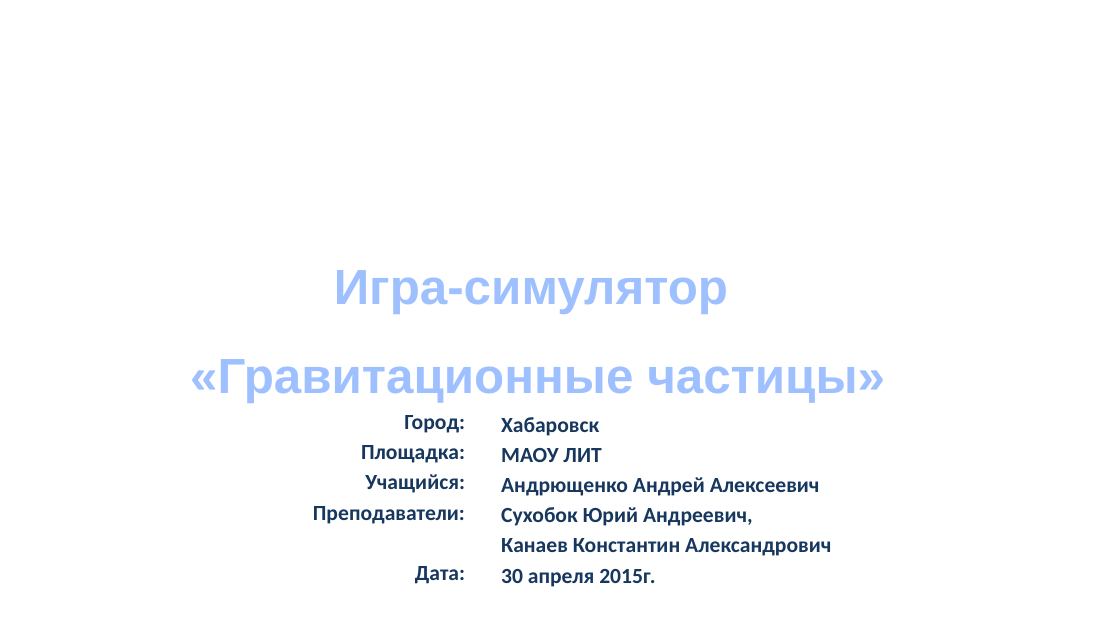
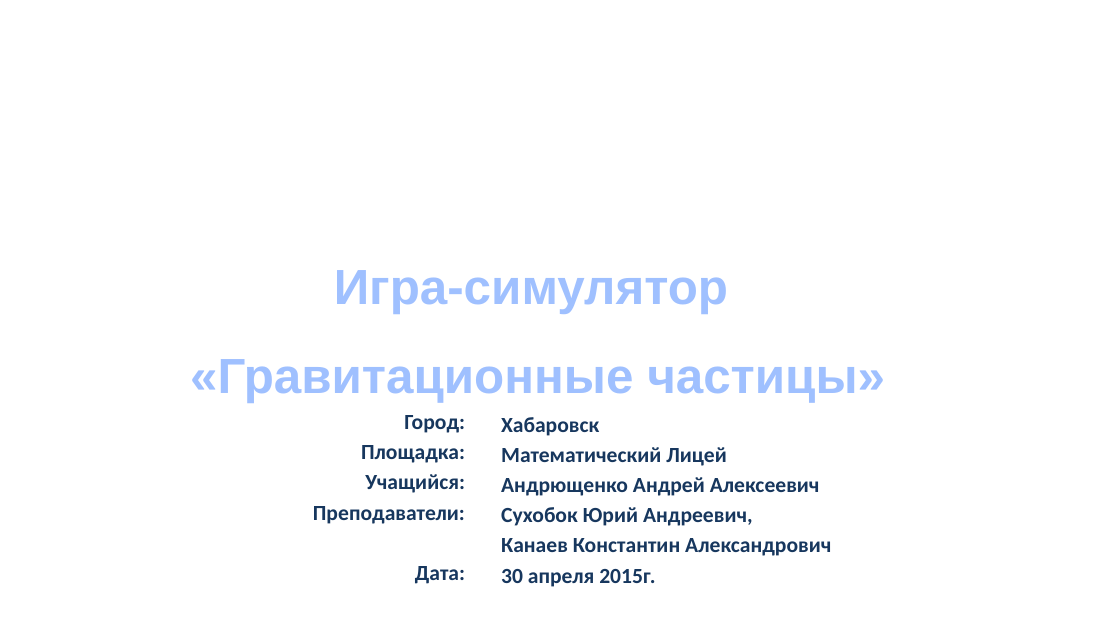
Before and after one commit to delphikettle/libgdxGP, a slide deck: slide 1 of Samsung/Presentation/Андрющенко Андрей - 'Гравитационные частицы'.pptx. Drawn at 1120x635 pixels with LibreOffice and Linux fonts; fonts in the diff are those of the drawing; background and template pictures are left out. Boxes give left, top, right and bottom in pixels: in the first picture for what was removed or moved away, otherwise in the second. Text is boxed around its words. In the diff, an @@ line names an element or a change of style, - is before the commit and + after.

```diff
--- a/Samsung/Presentation/Андрющенко Андрей - 'Гравитационные частицы'.pptx
+++ b/Samsung/Presentation/Андрющенко Андрей - 'Гравитационные частицы'.pptx
@@ text at [501, 447, 727, 466]: text changed @@
-МАОУ ЛИТ
+Математический Лицей
```
Also in this commit, not shown: 1 other slide changed, 1 slide added, 12 other files.
